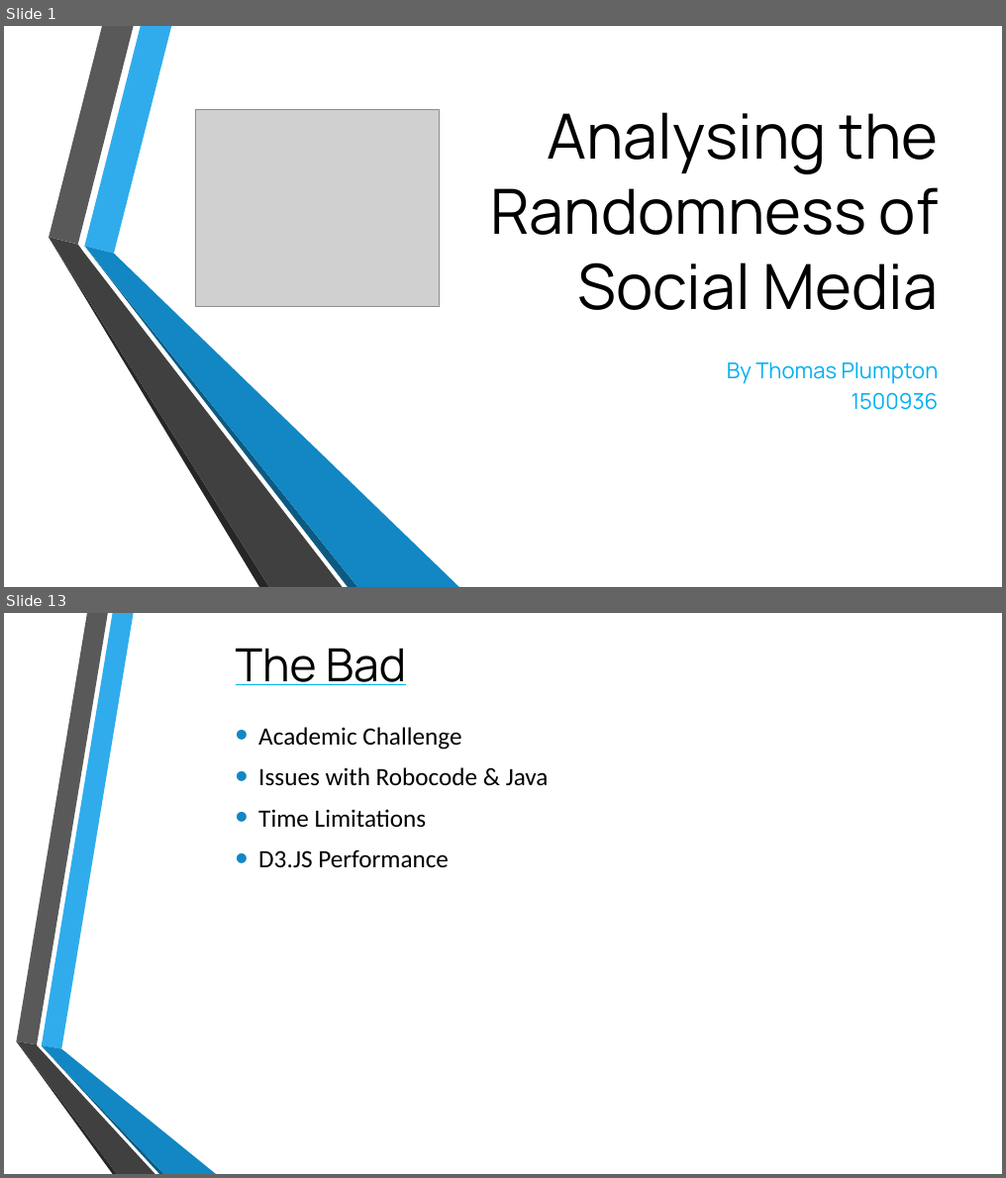
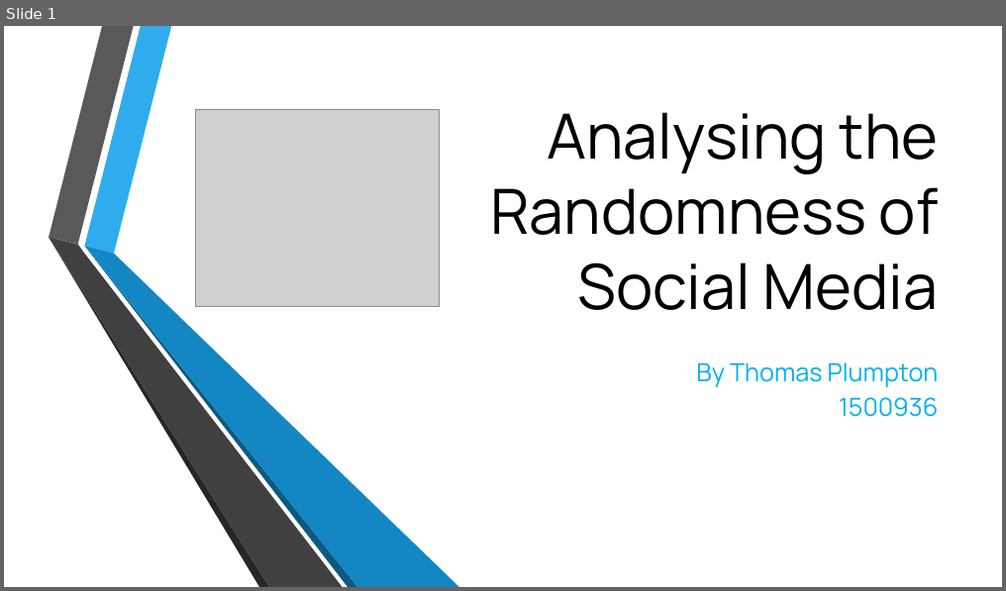
Before and after one commit to TomPlum/major-project, a slide deck: Assessed Work/CPU6001 - Project Viva Presentation.pptx. Shown one above the other, each under a label of ours: slides 1 and 13 before the commit, slide 1 after it; the slides between them are not shown. The pictures are 1006x1178 and 1006x591 pixels, drawn with LibreOffice and Linux fonts; fonts in the diff are those of the drawing; grey boxes stand for pictures; background and template pictures are left out. Boxes give left, top, right and bottom in pixels: in the first picture for what was removed or moved away, otherwise in the second. Text is boxed around its words. In the diff, an @@ line names an element or a change of style, - is before the commit and + after.

```diff
--- a/Assessed Work/CPU6001 - Project Viva Presentation.pptx
+++ b/Assessed Work/CPU6001 - Project Viva Presentation.pptx
@@ slide 13 removed at (4,613,1002,1174), background picture (left out) @@
@@ title removed at (236,648,406,685) @@
-The Bad
@@ text removed at (258,727,548,867) @@
-• Academic Challenge
-• Issues with Robocode & Java
-• Time Limitations
-• D3.JS Performance
@@ group removed at (16,613,216,1174): 6 freeform shapes @@
@@ slide 1 changed as well @@
@@ subtitle "By Thomas Plumpton" at (696,363,939,417): size 21 to 24 pt @@
```
Also in this commit, not shown: 11 other slides changed, 6 slides added, 3 other slides removed, 5 other files.
